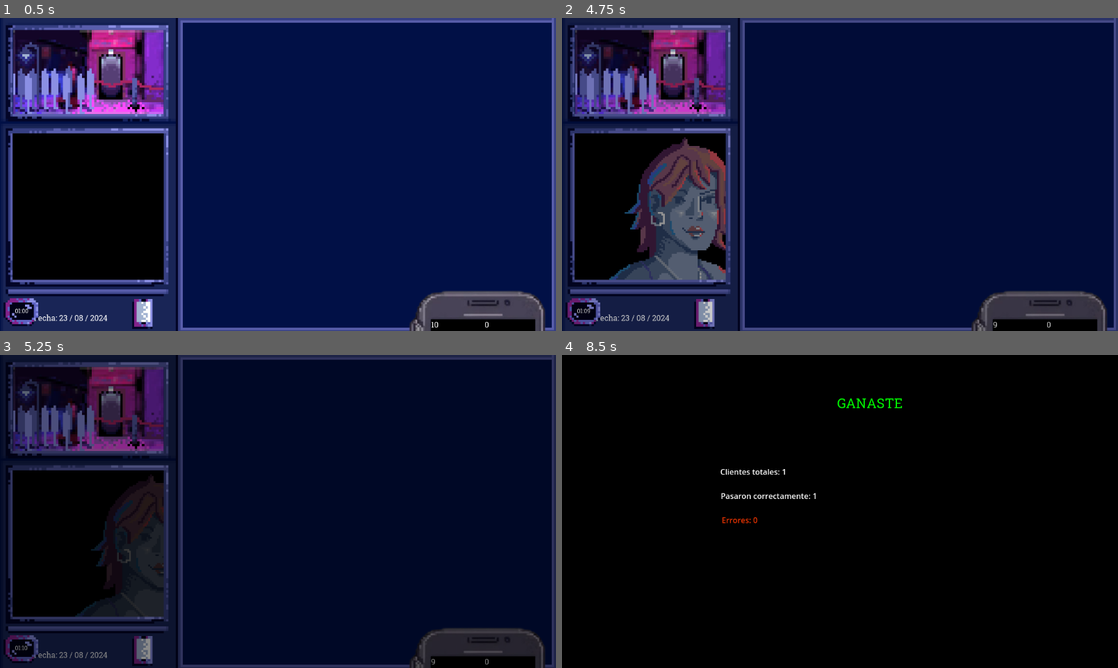
Above: before the commit, frames 1-4 (two rows, left to right).
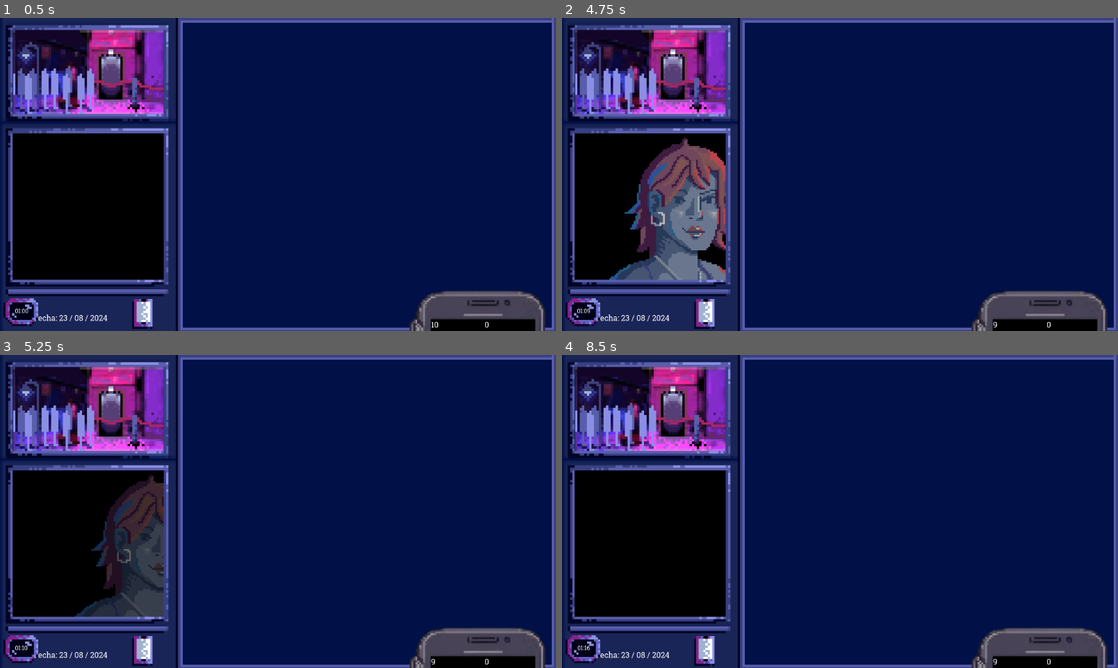
Above: after the commit, the same moments.

Repository: joacoague15/dni-en-mano
Game: Godot game, scene res://main_scene.tscn
The game is run twice, just before and just after one commit, with the same random seed, the same clock (stepped at 60 frames per second) and the same inputs.
Inputs (mouse positions are in pixels of both pictures, inside the frame that each line leads up to):
- Up to frame 1 (0.5 s): no input
- Up to frame 2 (4.75 s): click (706, 315) at 0.5 s; click (706, 315) at 1.25 s; click (706, 315) at 2 s; move the mouse to (962, 158) at 2.77 s; tap Enter at 3.5 s; move the mouse to (728, 190) at 3.52 s; click (934, 296) at 4.25 s
- Up to frame 3 (5.25 s): move the mouse to (333, 442) at 5.02 s
- Up to frame 4 (8.5 s): move the mouse to (812, 574) at 5.77 s; tap Space at 6.5 s; move the mouse to (1006, 558) at 6.52 s; move the mouse to (673, 464) at 7.27 s; tap Enter at 8 s; move the mouse to (867, 511) at 8.02 s

Frame 1 is identical in both runs. In frame 2, 14% of the frame differs, in the area x 1-100%, y 0-100%; in frame 3, 86%, in the area x 0-100%, y 0-100%; in frame 4, 86%.

Commit message:
Small variable changes

Diff:
--- a/character_random_selector.gd
+++ b/character_random_selector.gd
@@ -54,8 +54,8 @@
 var time_since_last_check = 0.0
 
 var energy = 10
-var PERMITED_STRIKES = 3
-var CORRECT_CHARACTERS_NEEDED = 1
+var PERMITED_STRIKES = 2
+var CORRECT_CHARACTERS_NEEDED = 5
 var strikes = 0
 
 func _ready():
